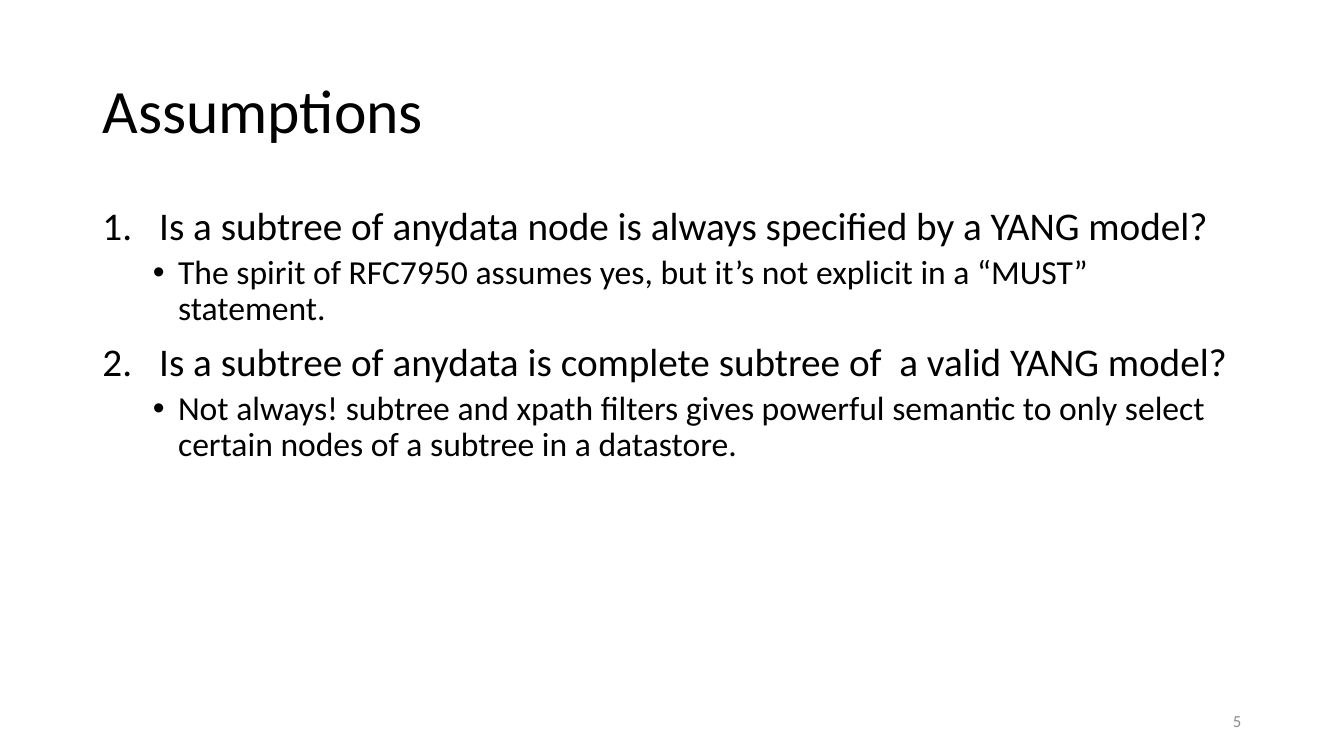
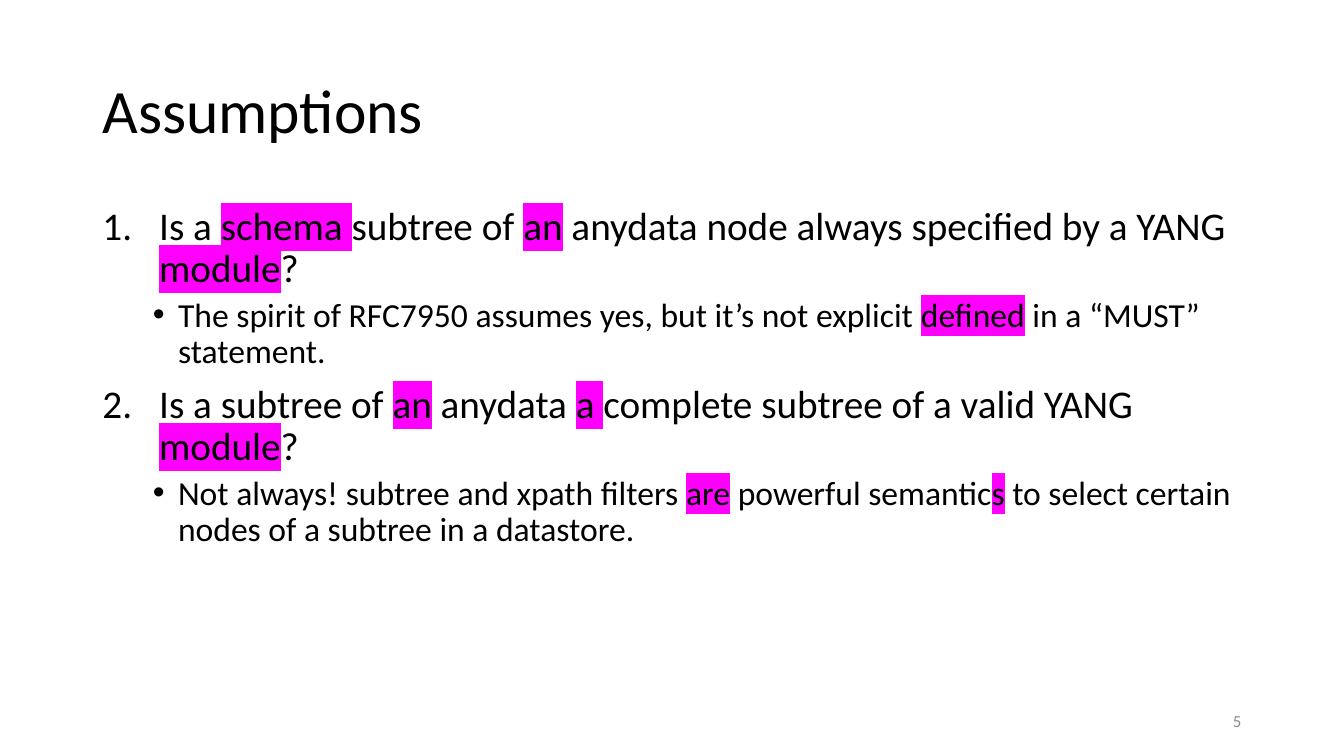
Before and after one commit to network-analytics/ietf-network-analytics-document-status, a slide deck: slide 5 of 119/NETMOD/draft-aelhassany-anydata-validation.pptx. Drawn at 1344x756 pixels with LibreOffice and Linux fonts; fonts in the diff are those of the drawing. Boxes give left, top, right and bottom in pixels: in the first picture for what was removed or moved away, otherwise in the second. Text is boxed around its words. In the diff, an @@ line names an element or a change of style, - is before the commit and + after.

```diff
--- a/119/NETMOD/draft-aelhassany-anydata-validation.pptx
+++ b/119/NETMOD/draft-aelhassany-anydata-validation.pptx
@@ text at <box>159,212,1231,542</box>: text changed @@
-1. Is a subtree of anydata node is always specified by a YANG model?
-  • The spirit of RFC7950 assumes yes, but it’s not explicit in a “MUST” statement.
-2. Is a subtree of anydata is complete subtree of a valid YANG model?
-  • Not always! subtree and xpath filters gives powerful semantic to only select certain nodes of a subtree in a datastore.
+1. Is a schema subtree of an anydata node always specified by a YANG module?
+  • The spirit of RFC7950 assumes yes, but it’s not explicit defined in a “MUST” statement.
+2. Is a subtree of an anydata a complete subtree of a valid YANG module?
+  • Not always! subtree and xpath filters are powerful semantics to select certain nodes of a subtree in a datastore.
```
Also in this commit, not shown: 2 other slides changed, 2 other files.
